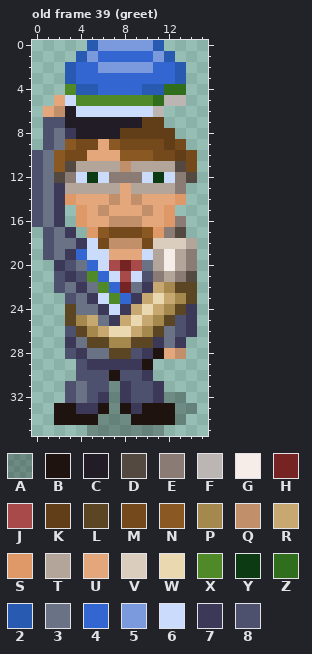
Two states of a pixel-art file, art/chars/cfe-ksv-karl.aseprite. That is the earlier state.
16x36 pixels, 39 frames. Shown: old frame 39 (greet). The commit also changed other frames, which this record leaves out.
Visible layers, top first: "kasi", "kann", "sarv", "head", "fraater", "shadow" opacity 27%.
Palette (. is transparent): A #00000046  B #1f130f  C #221c26  D #544940  E #8a7c75  F #bbb6b3  G #f7ede8  H #762323  J #a84a4a  K #613e18  L #5c4522  M #744a1c  N #8a5822  P #a5884e  Q #c28f6b  R #c7a871  S #df9968  T #b3a599  U #e3a77b  V #dbcdbd  W #ead8b1  X #508a28  Y #0c3a13  Z #2f6e1d  2 #295ab1  3 #697385  4 #3466d1  5 #7b9ade  6 #cbdbfc  7 #3c3857  8 #4d516d
Pixels before, old frame 39 (greet), first column x 0:
 0 .....2555552...
 1 ....254444452..
 2 ...24455555442.
 3 ...24444444442.
 4 ...X22444422ZZ.
 5 ..U6XXXXXXXZFF.
 6 .UQC6666666F...
 7 .88CCCCCCCKK...
 8 .837CCCCKKKKK..
 9 .83NMMUNMMMMKM.
10 83NMMUUUNNNMMKM
11 83NDTTTTQTTTTDM
12 83DE6Y6EEE6Y6ED
13 837TTTTTUTTTTE.
14 837SUUUQUQUUUS.
15 837.SUQUUUQUS..
16 837.SUUQQQUUSE.
17 .837.SNMMMNSED.
18 .83376MQQQMVVVT
19 .837466UUU6TGTE
20 ..78346JHJ3TGTE
21 ..878X46J68ETED
22 ..8373X4H37RPLL
23 ...8376X47RWRPL
24 ...L33767RWRPL7
25 ...LPR37RWRPL87
26 ...8LPRWWRPL387
27 ...73LLPPLL737.
28 ...8733LL87BUQ.
29 ....877777B....
30 ....888B887....
31 ...8388A7887...
32 ...8387A7887AA.
33 ..BB77BAB7BBBAA
34 ..BBBBAAABBBBA.
35 .....AAAAAAA...
Now the later version:
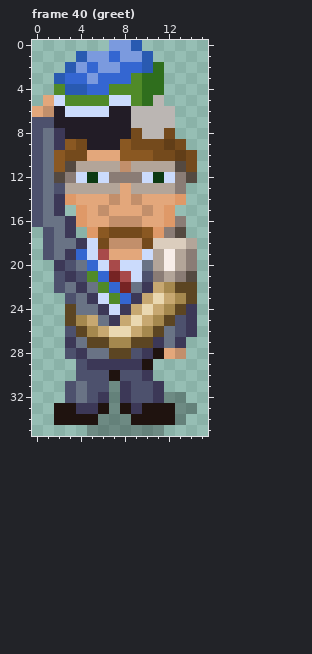
A new or re-ordered frame is compared with the old frame closest to it.
Message: Greet animation for Olderman
The edit:
frames 39 -> 42
layer "tekkel" added
Frame 40 (greet) is new; against old frame 39 (greet), layers "tekkel", "head", "fraater":
The author put colour 2 in row 3 at x 2.
Colour 4 becomes colour 2 in row 1 at x 10.
Colour 5 becomes colour 2 in row 0 at x 9; in row 2 at x 10.
Colour X becomes colour 2 in row 4 at x 3.
Colour 7 becomes colour 3 in row 16 at x 2.
Colour 8 becomes colour 3 in rows 8 to 9 at x 1.
Colour 2 becomes colour 4 in row 3 at x 3; in row 4 at x 5.
Colour 5 becomes colour 4 in row 2 at x 8 to 9.
Colour 4 becomes colour 5 in row 1 at x 6 and 8 to 9; in row 2 at x 4; in row 3 at x 5.
Colour C becomes colour 6 in row 6 at x 3.
Colour H becomes colour 6 in row 20 at x 8.
Colour J becomes colour 6 in row 20 at x 9.
Colour U becomes colour 6 in row 5 at x 2.
Colour X becomes colour 6 in row 5 at x 7 to 8.
The author put colour 7 in row 16 at x 3.
Colour 3 becomes colour 7 in rows 8 to 9 at x 2.
The author put colour 8 in rows 7 to 9 at x 0.
Colour 7 becomes colour 8 in row 13 at x 2.
Colour 6 becomes colour C in row 6 at x 7 to 8.
Colour 7 becomes colour C in row 8 at x 3.
Colour 8 becomes colour C in row 7 at x 2.
Colour K becomes colour C in row 8 at x 8.
Colour M becomes colour C in row 9 at x 5.
Colour N becomes colour C in row 9 at x 7.
Colour Q becomes colour C in row 6 at x 2.
Colour U becomes colour C in row 9 at x 6.
The author put colour F in rows 6 to 7 at x 12.
Colour 6 becomes colour F in row 6 at x 9 to 10.
Colour C becomes colour F in row 7 at x 9.
Colour K becomes colour F in rows 7 to 8 at x 10 to 11.
Colour Z becomes colour F in row 5 at x 11.
Colour 6 becomes colour H in row 21 at x 7.
Colour 6 becomes colour J in row 19 at x 6.
Colour K becomes colour M in row 8 at x 9 and 12.
Colour M becomes colour N in row 9 at x 8.
Colour U becomes colour Q in row 6 at x 1.
The author put colour U in row 5 at x 1; in row 6 at x 0.
The author put colour X in row 4 at x 2.
Colour 4 becomes colour X in row 3 at x 9; in row 4 at x 7 to 9.
Colour 6 becomes colour X in row 5 at x 3.
Colour 2 becomes colour Z in row 4 at x 10 to 11.
Colour 4 becomes colour Z in row 2 at x 11; in row 3 at x 10 to 11.
Colour X becomes colour Z in row 5 at x 10.
The author cleared colour 2 in row 0 at x 5 and 11; in row 1 at x 12; in rows 2 to 3 at x 13.
The author cleared colour 4 in rows 2 to 3 at x 12.
The author cleared colour 5 in row 0 at x 6 and 10; in row 1 at x 11.
The author cleared colour F in row 5 at x 12 to 13.
The author cleared colour Z in row 4 at x 12 to 13.
